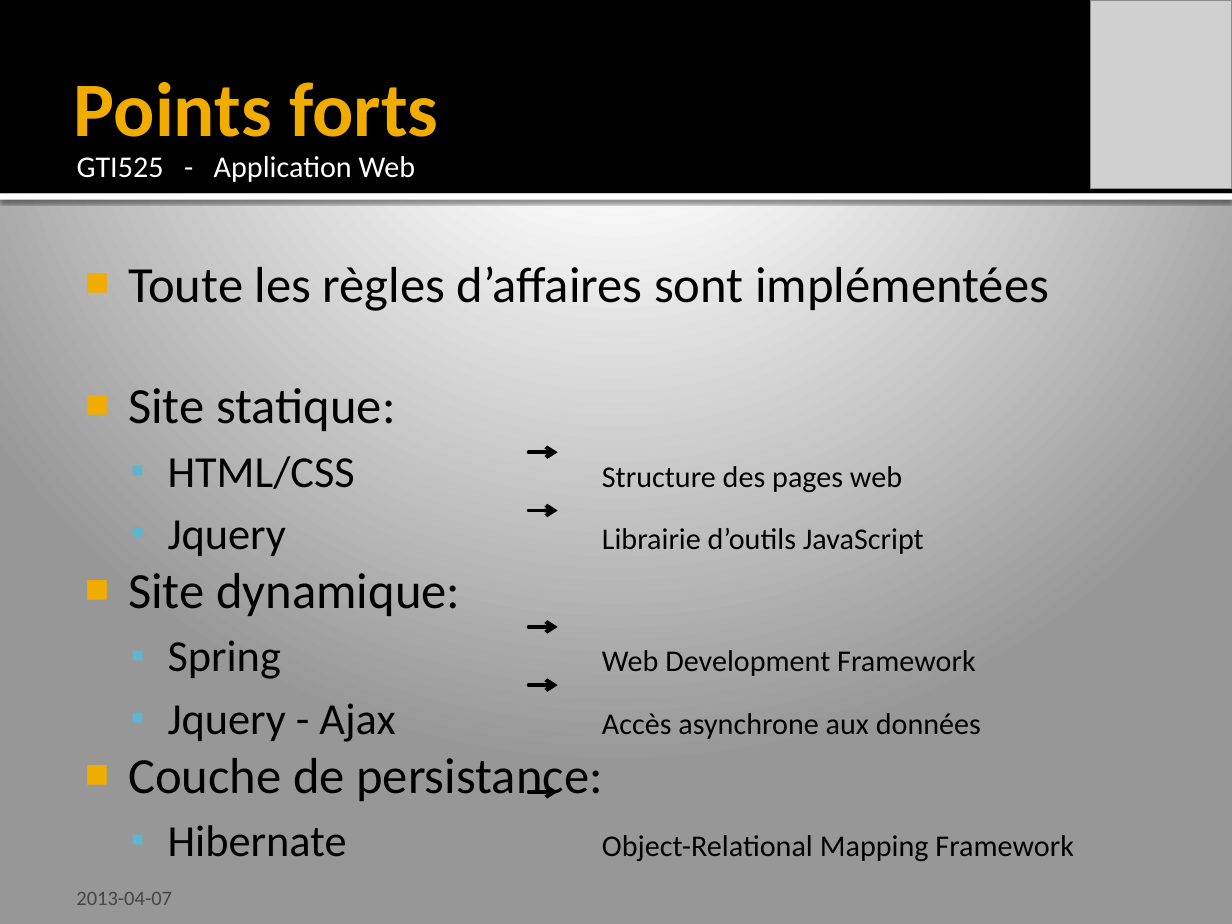
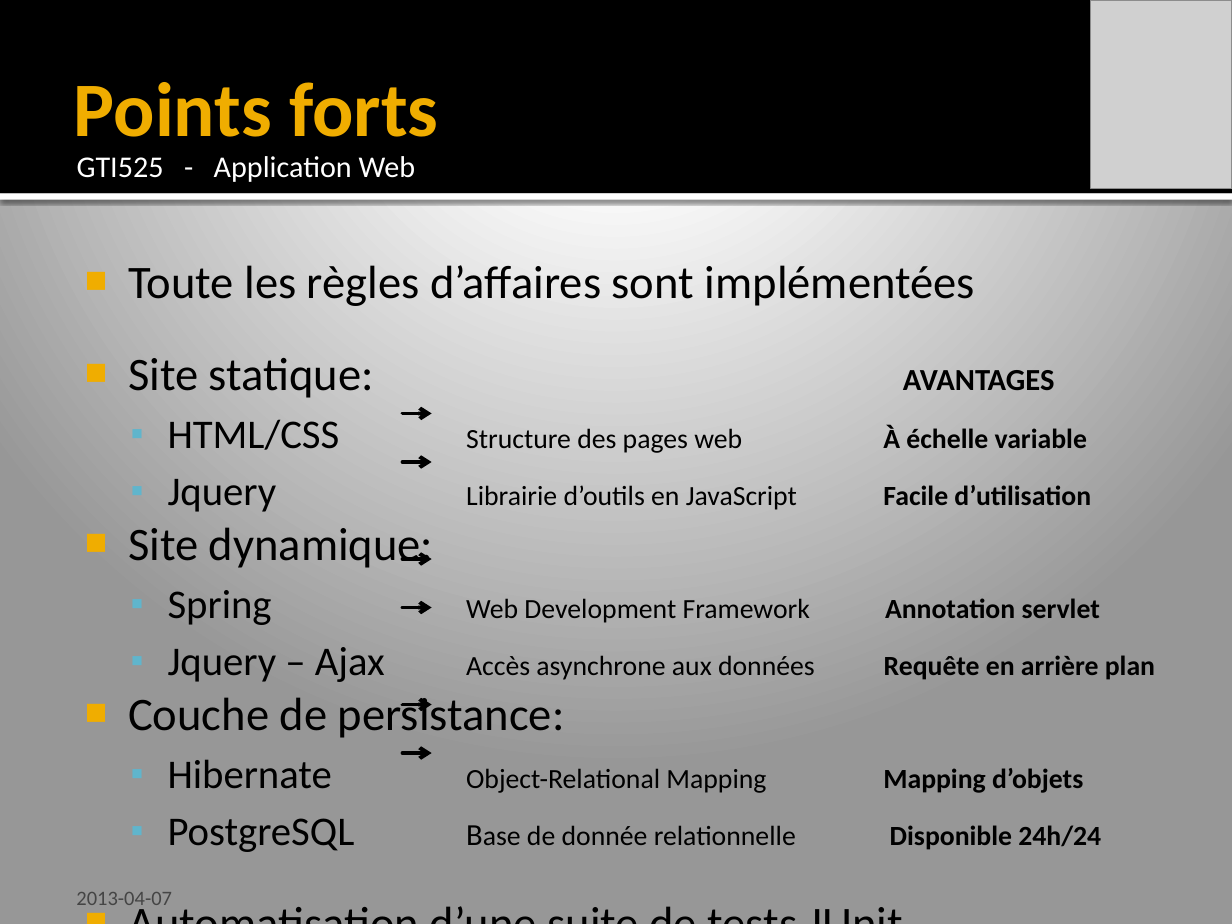
Before and after one commit to ignacebertrand/sporacid-scalper, a slide deck: slide 4 of doc/Lab3/Sporacid-Scalper.pptx. Drawn at 1232x924 pixels with LibreOffice and Linux fonts; fonts in the diff are those of the drawing; grey boxes stand for pictures. Boxes give left, top, right and bottom in pixels: in the first picture for what was removed or moved away, otherwise in the second. Text is boxed around its words. In the diff, an @@ line names an element or a change of style, - is before the commit and + after.

Commit message:
modified ppt

```diff
--- a/doc/Lab3/Sporacid-Scalper.pptx
+++ b/doc/Lab3/Sporacid-Scalper.pptx
@@ text at [128, 265, 975, 306]: size 29.6 to 27.2 pt in "Toute les règles d’affaires sont implémentées", "Site dynamique:", "Couche de persistance:" @@
@@ text at [128, 358, 1091, 512]: text changed; size 17.6 to 16.1 pt @@
-■ Site statique:
-  ▪ HTML/CSS Structure des pages web
-  ▪ Jquery Librairie d’outils JavaScript
+■ Site statique: AVANTAGES
+  ▪ HTML/CSS Structure des pages web À échelle variable
+  ▪ Jquery Librairie d’outils en JavaScript Facile d’utilisation
@@ arrow moved from (529, 452) - (558, 452) to (403, 414) - (431, 414) @@
@@ arrow moved from (529, 510) - (558, 510) to (403, 462) - (431, 462) @@
@@ arrow moved from (529, 627) - (558, 627) to (403, 559) - (431, 559) @@
@@ text at [168, 590, 1155, 682]: text changed; size 17.6 to 16.1 pt @@
-  ▪ Spring Web Development Framework
-  ▪ Jquery - Ajax Accès asynchrone aux données
+  ▪ Spring Web Development Framework Annotation servlet
+  ▪ Jquery – Ajax Accès asynchrone aux données Requête en arrière plan
@@ arrow moved from (529, 685) - (558, 685) to (403, 607) - (431, 607) @@
@@ text at [168, 697, 1101, 852]: text changed; size 17.6 to 16.1 pt @@
-  ▪ Hibernate Object-Relational Mapping Framework
+  ▪ Hibernate Object-Relational Mapping Mapping d’objets
+  ▪ PostgreSQL Base de donnée relationnelle Disponible 24h/24
+■ Automatisation d’une suite de tests JUnit
@@ arrow moved from (529, 792) - (558, 792) to (403, 705) - (431, 705) @@
@@ arrow added from (403, 753) to (431, 753), #000000 2.25 pt @@
```
Also in this commit, not shown: 3 other slides changed.
